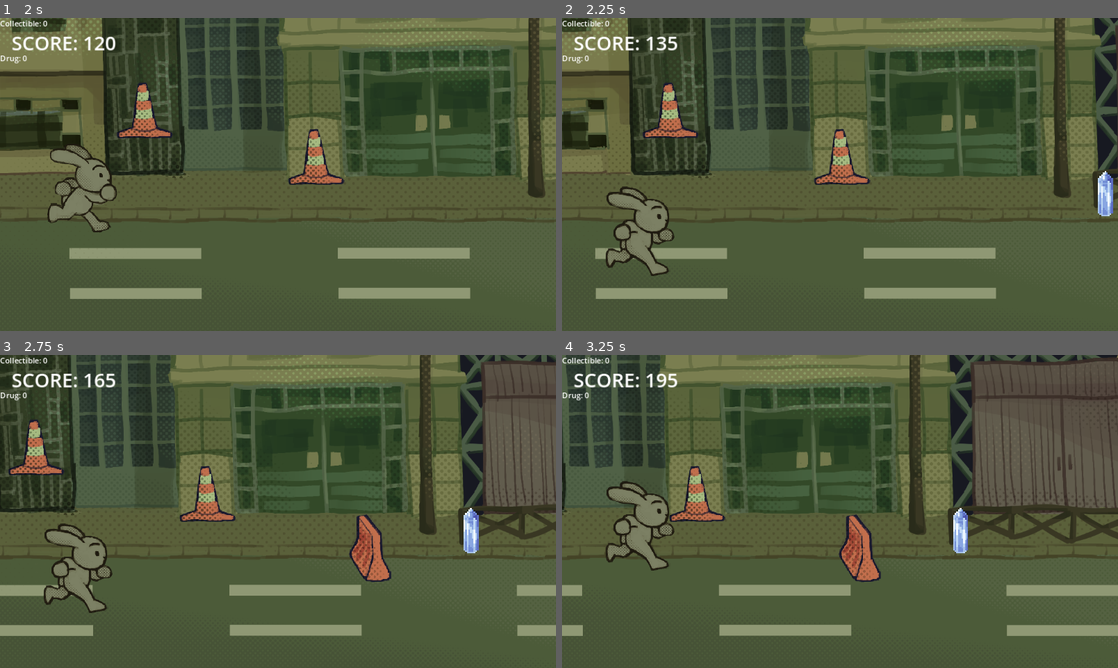
Above: before the commit, frames 1-4 (two rows, left to right).
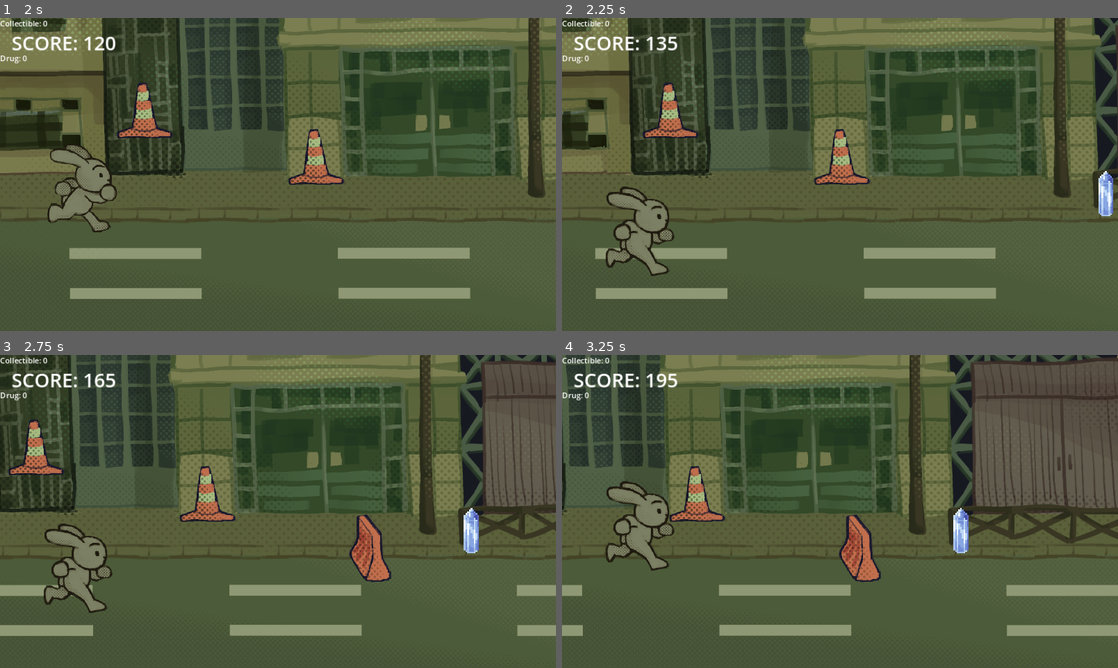
Above: after the commit, the same moments.

Repository: V-Kleio/Breaking-Bunny
Game: Godot game, scene res://scenes/main_game.tscn
Two runs of this game, one before a commit and one after it. Both use one fixed random seed, a clock stepped at 60 frames per second and the inputs below.
Inputs:
- Up to frame 1 (2 s): hold W (up) from 0.53 s (still down)
- Up to frame 2 (2.25 s): release W (up) at 2.03 s; hold S (down) from 2.03 s (still down)
- Up to frame 3 (2.75 s): keep holding S (down)
- Up to frame 4 (3.25 s): release S (down) at 2.78 s; hold W (up) from 2.78 s (still down)

Frame 1 is identical in both runs. In frame 2, 0.1% of the frame differs, in the area x 96-99%, y 48-64%; in frame 3, less than 0.1%; in frame 4, less than 0.1%.

Commit message:
Add cash asset I try to change the crystal textures with the cash picture but still doesnt look good. Need further discussion with visual artist

Diff:
--- a/BreakingBunny/prefabs/collectible.tscn
+++ b/BreakingBunny/prefabs/collectible.tscn
@@ -10,7 +10,7 @@
 
 [node name="Sprite2D" type="Sprite2D" parent="."]
 texture_filter = 1
-position = Vector2(-1, 0)
+position = Vector2(-2.38419e-07, 3.8147e-06)
 scale = Vector2(3.5, 3.5)
 texture = ExtResource("1_sj2p6")
 
Not shown: 1 places in BreakingBunny/scenes/main_game.tscn that only renumber resources
Binary file added: BreakingBunny/textures/Cash.png
Not shown, added: BreakingBunny/textures/Cash.png.import
